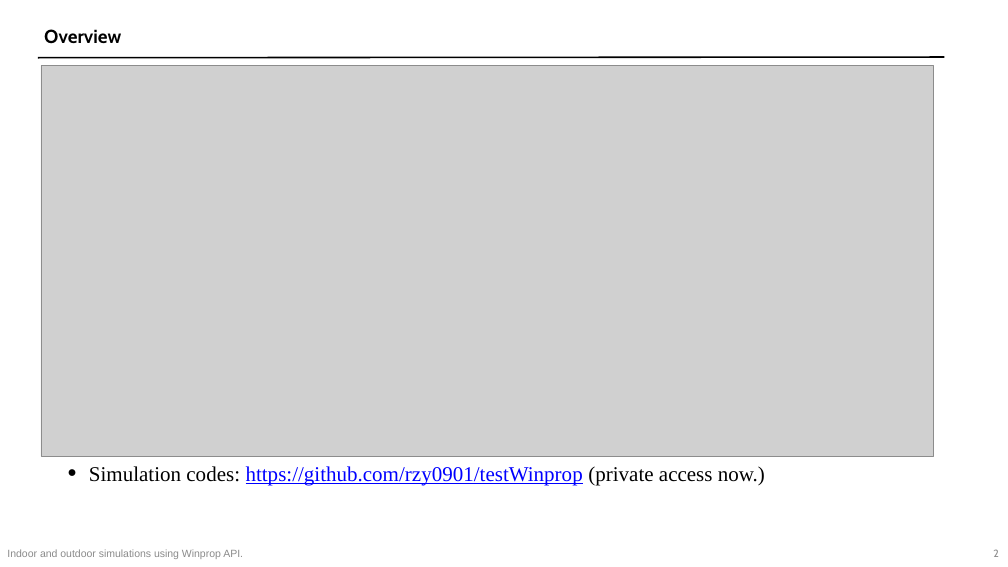
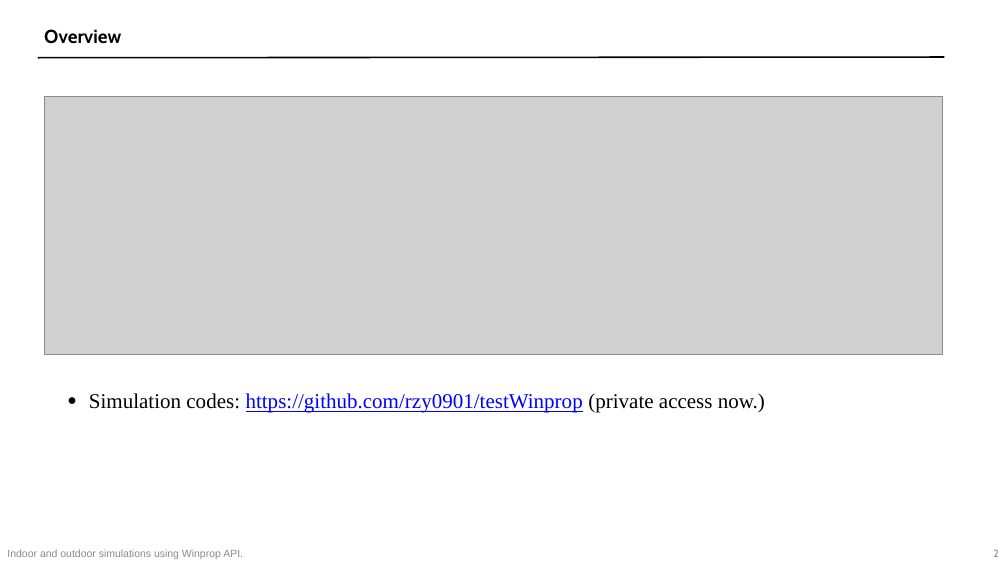
Before and after one commit to rzy0901/testWinprop, a slide deck: slide 2 of 2021_7_12.pptx. Drawn at 1008x567 pixels with LibreOffice and Linux fonts; fonts in the diff are those of the drawing; grey boxes stand for pictures. Boxes give left, top, right and bottom in pixels: in the first picture for what was removed or moved away, otherwise in the second. Text is boxed around its words. In the diff, an @@ line names an element or a change of style, - is before the commit and + after.

```diff
--- a/2021_7_12.pptx
+++ b/2021_7_12.pptx
@@ picture: place and size @@
-picture at bbox=[41, 66, 933, 457]
+picture at bbox=[45, 96, 943, 355]
@@ text "Simulation codes: https://github.com/rzy0901/testWinprop (pr ...": place and size @@
-text "Simulation codes: https://github.com/rzy0901/testWinprop (pr ..." at bbox=[89, 466, 765, 485]
+text "Simulation codes: https://github.com/rzy0901/testWinprop (pr ..." at bbox=[89, 393, 765, 413]
```
Also in this commit, not shown: 2 other slides changed, 1 other file.
